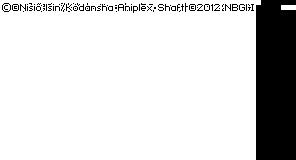
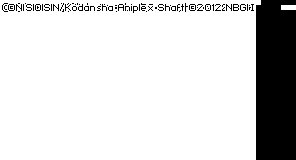
The second (296, 160) image is a revision of the first. Changes to its layers:
renamed "©Nisio Isin/Kodansha・Aniplex・Shaft ©2012 NBGI" to "©NISIOISIN/Kodansha・Aniplex・Shaft ©2012 NBGI", painted on it over [8, 3, 248, 12]
